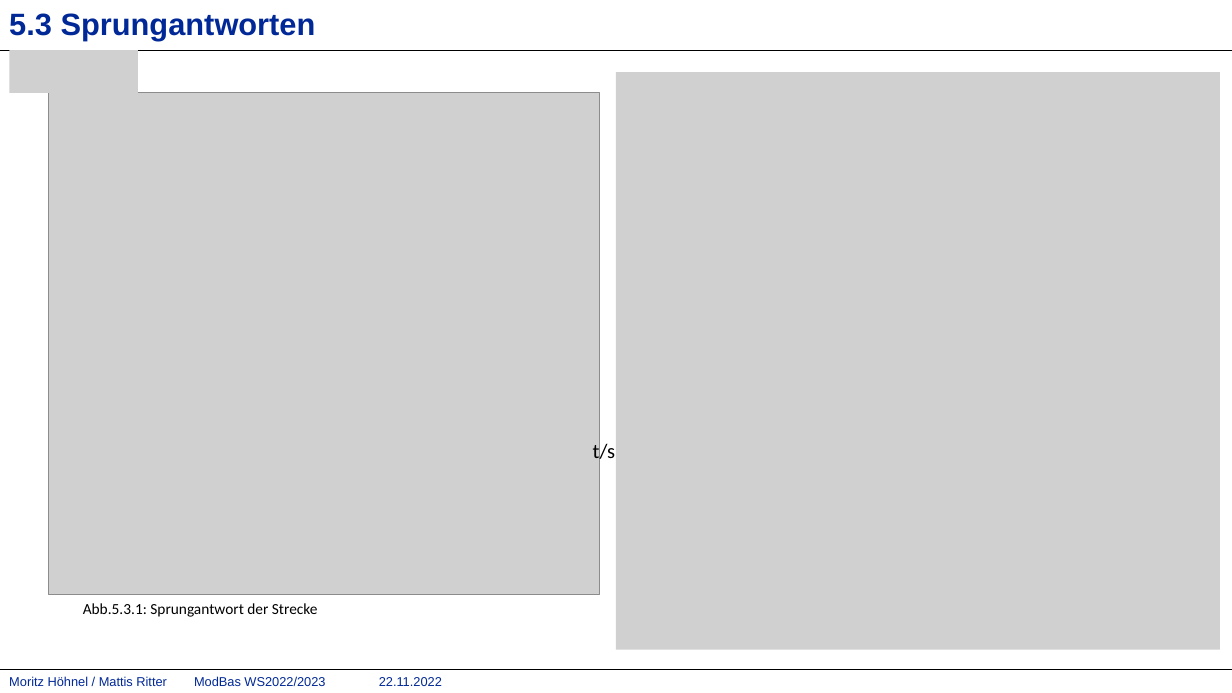
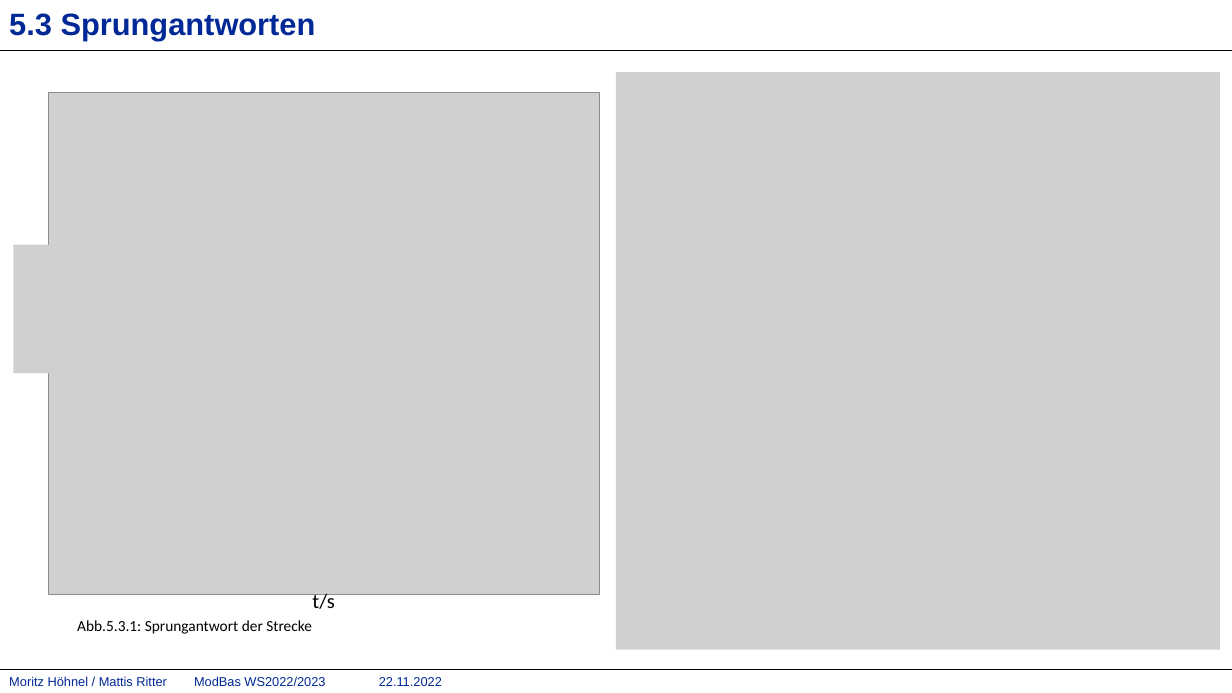
Before and after one commit to mattisritter/VerteilteSysteme, a slide deck: slide 5 of Modbas/Doku/ModBas.pptx. Drawn at 1232x693 pixels with LibreOffice and Linux fonts; fonts in the diff are those of the drawing; grey boxes stand for pictures; background and template pictures are left out. Boxes give left, top, right and bottom in pixels: in the first picture for what was removed or moved away, otherwise in the second. Text is boxed around its words. In the diff, an @@ line names an element or a change of style, - is before the commit and + after.

```diff
--- a/Modbas/Doku/ModBas.pptx
+++ b/Modbas/Doku/ModBas.pptx
@@ picture removed at [9,50,138,92] @@
@@ picture added at [13,244,56,373] @@
@@ text "t/s" rewrapped from [593,441,615,464] to [312,591,334,609] @@
@@ text "Abb.5.3.1: Sprungantwort der Strecke": place and size @@
-text "Abb.5.3.1: Sprungantwort der Strecke" at [83,603,318,617]
+text "Abb.5.3.1: Sprungantwort der Strecke" at [77,620,312,634]
```
Also in this commit, not shown: 2 other slides changed, 6 other files.
